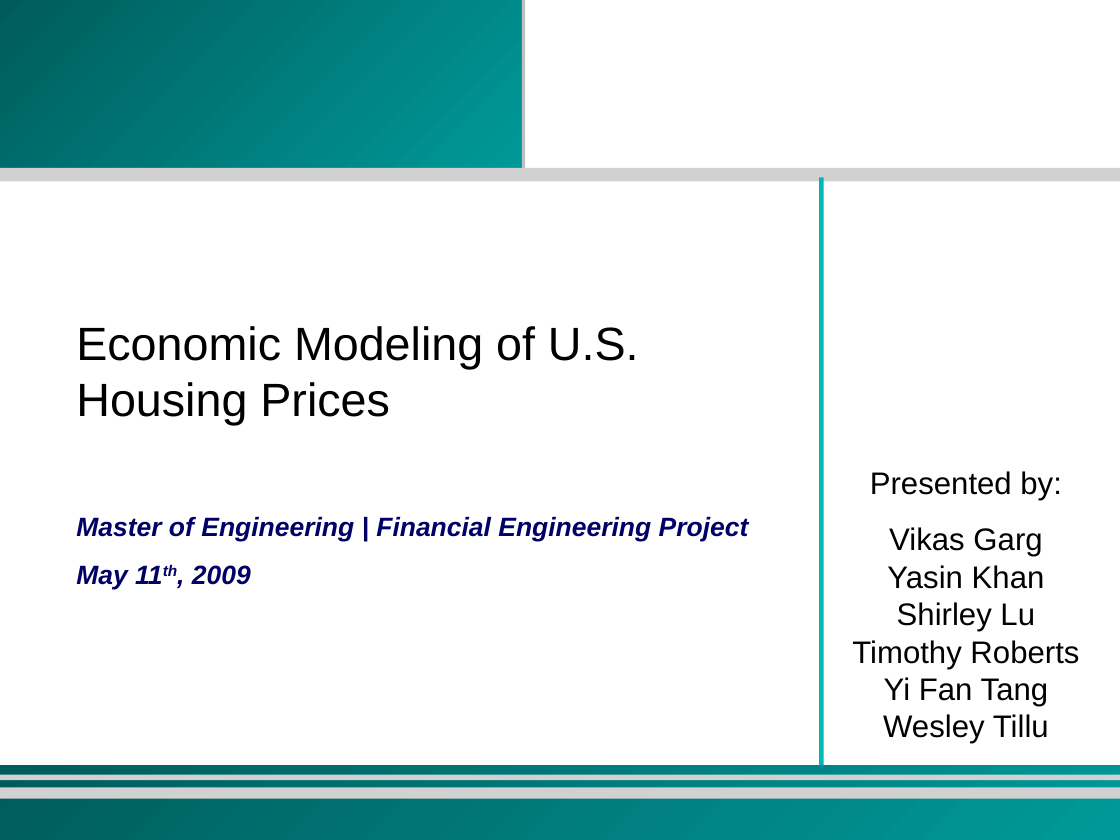
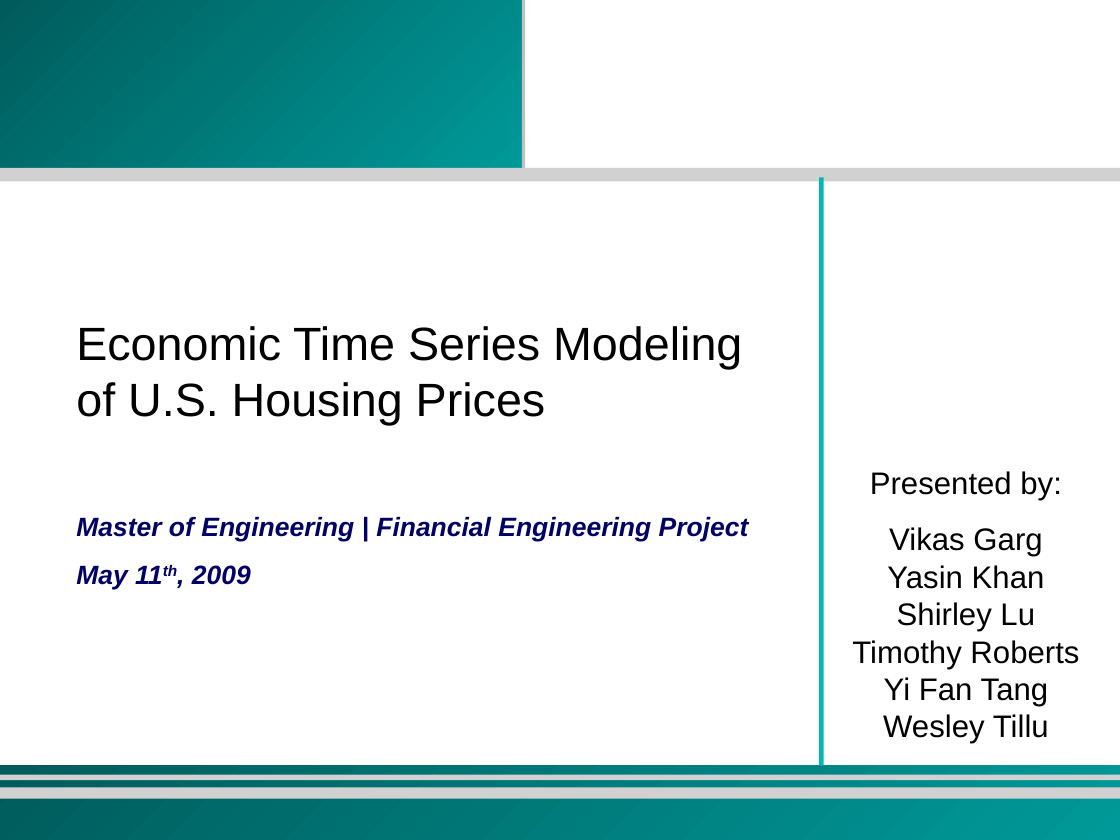
Before and after one commit to zhouzhenghui/svnrepository, a slide deck: slide 1 of SVNRepository/Presentation/M.Eng Final Presentation-take2.ppt. Drawn at 1120x840 pixels with LibreOffice and Linux fonts; fonts in the diff are those of the drawing; background and template pictures are left out. Boxes give left, top, right and bottom in pixels: in the first picture for what was removed or moved away, otherwise in the second. Text is boxed around its words. In the diff, an @@ line names an element or a change of style, - is before the commit and + after.

```diff
--- a/SVNRepository/Presentation/M.Eng Final Presentation-take2.ppt
+++ b/SVNRepository/Presentation/M.Eng Final Presentation-take2.ppt
@@ text at [76,326,742,425]: text changed @@
-Economic Modeling of U.S. Housing Prices
+Economic Time Series Modeling of U.S. Housing Prices
```
Also in this commit, not shown: 1 other slide changed.
